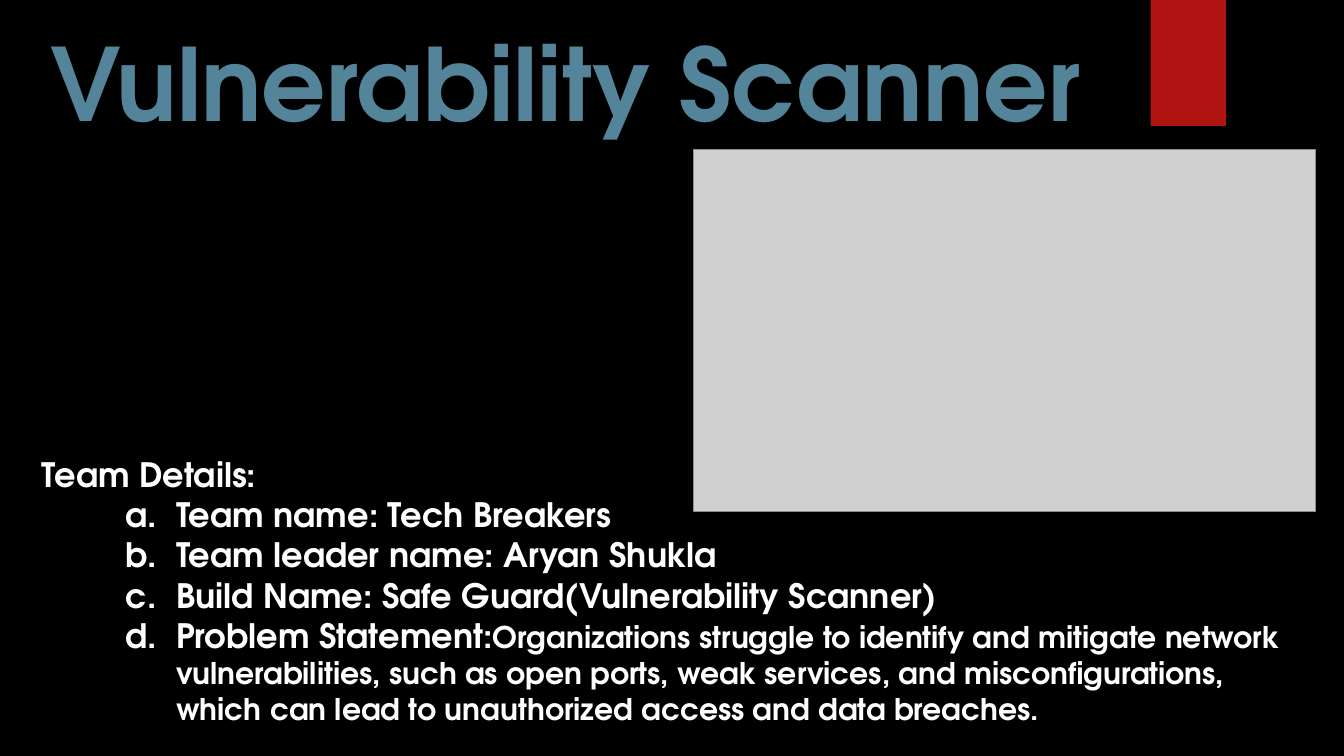
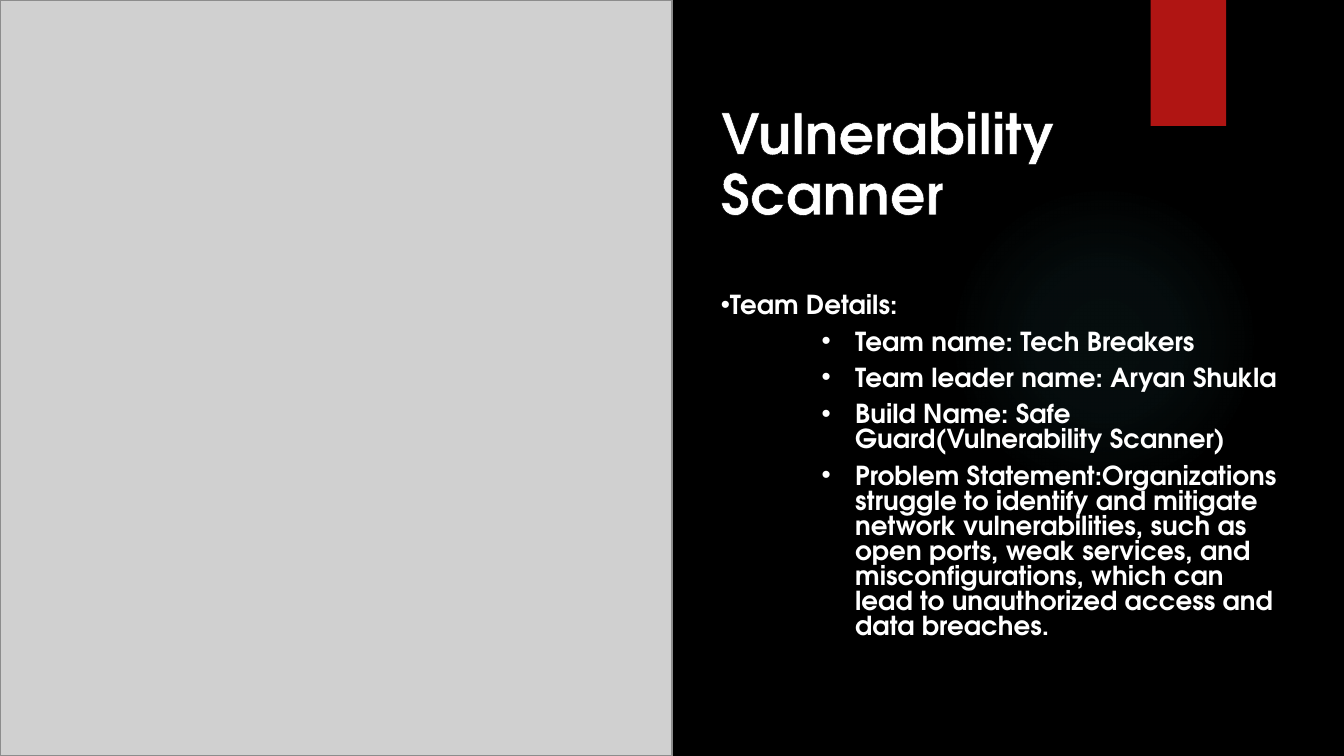
Before and after one commit to Aryanshukla578/Hackathon, a slide deck: slide 1 of Hackathon(codebharat).pptx. Drawn at 1344x756 pixels with LibreOffice and Linux fonts; fonts in the diff are those of the drawing; grey boxes stand for pictures; background and template pictures are left out. Boxes give left, top, right and bottom in pixels: in the first picture for what was removed or moved away, otherwise in the second. Text is boxed around its words. In the diff, an @@ line names an element or a change of style, - is before the commit and + after.

```diff
--- a/Hackathon(codebharat).pptx
+++ b/Hackathon(codebharat).pptx
@@ picture resized from (x1=694, y1=149, x2=1316, y2=511) to (x1=0, y1=0, x2=672, y2=755) @@
@@ text "Vulnerability Scanner" moved from (x1=50, y1=43, x2=1080, y2=163) to (x1=721, y1=111, x2=1055, y2=216) @@
@@ text "Vulnerability Scanner" at (x1=721, y1=111, x2=1055, y2=216): size 54 to 30 pt, text colour #54849A to #FFFFFF; alignment centre to left; line spacing 1 to 0.9; more space between paragraphs; vertical alignment top to bottom @@
@@ ellipse added at (x1=949, y1=185, x2=1259, y2=496), fill gradient #50B9C1 @@
@@ text "Team Details:" moved from (x1=42, y1=461, x2=1280, y2=721) to (x1=730, y1=294, x2=1277, y2=636) @@
@@ text "Team Details:" at (x1=730, y1=294, x2=1277, y2=636): size 18 to 14 pt in "Team Details:", "Team name: Tech Breakers", "Team leader name: Aryan Shukla", "Build Name: Safe Guard(Vulnerability Scanner)" and 1 more places; size 16 to 14 pt in "Statement:Organizations struggle to identify and mitigate ne ..."; bullet none to •; line spacing 1 to 0.8; more space between paragraphs; bullet a. to • @@
```
Also in this commit, not shown: 7 other slides changed.
